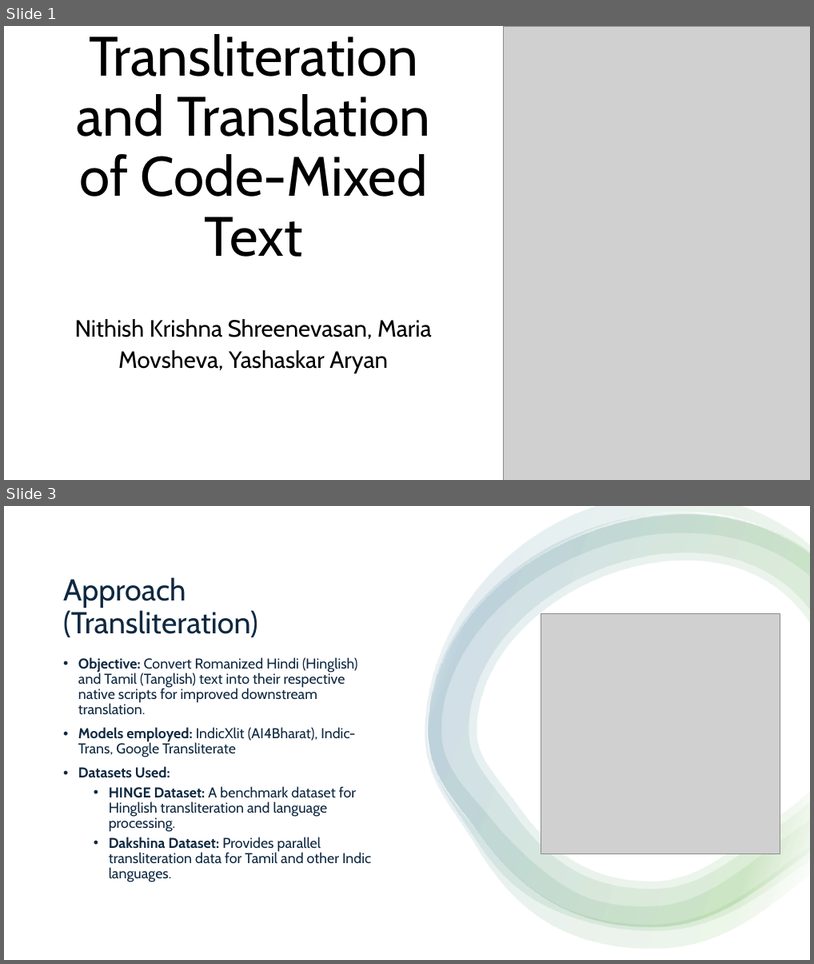
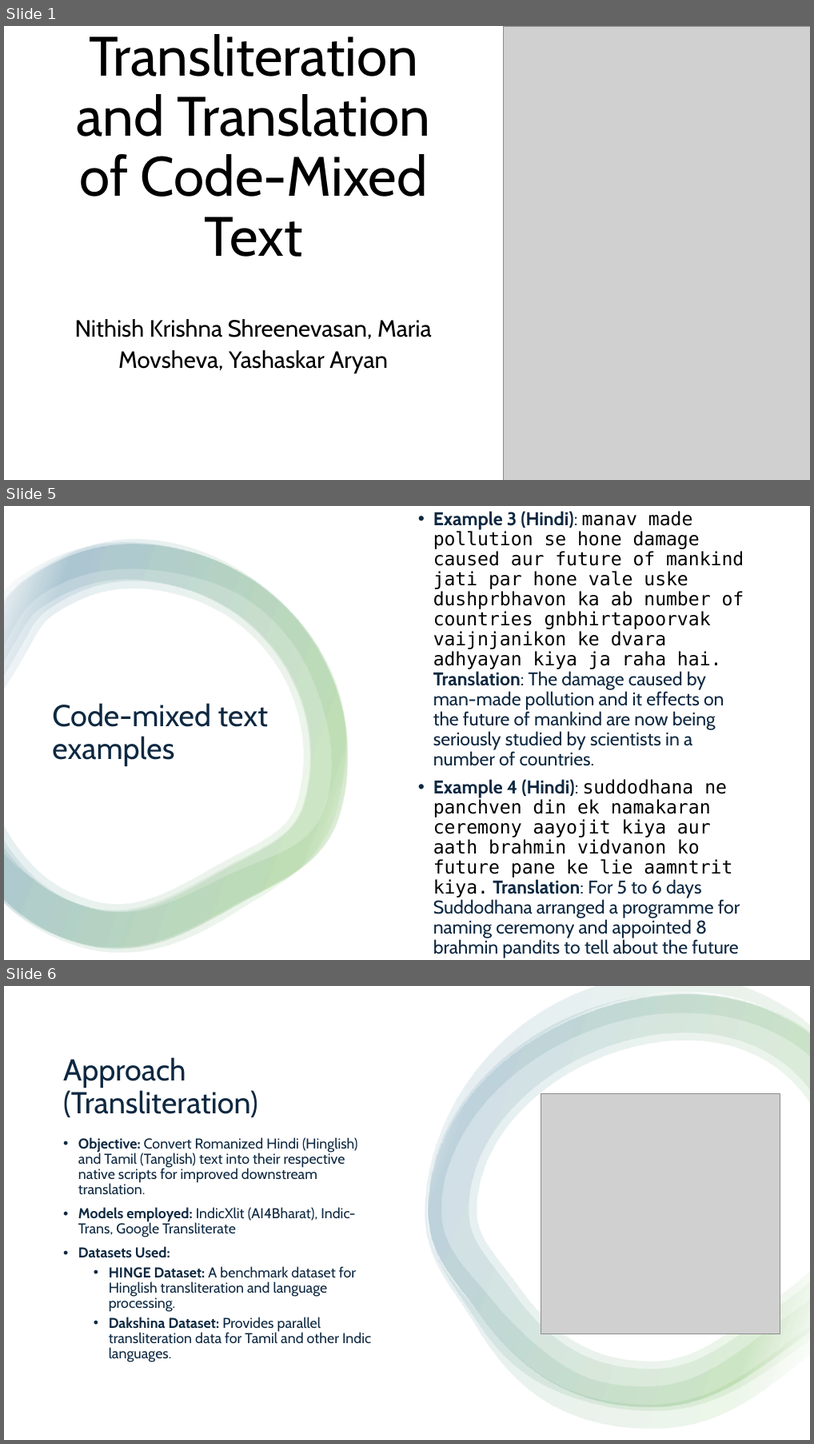
Before and after one commit to nithishkrishna21/MT_Final_Project, a slide deck: submissions and templates/MT Final Project Presentation.pptx. Shown one above the other, each under a label of ours: slides 1 and 3 before the commit, slides 1, 5 and 6 after it; the slides between them are not shown. The pictures are 814x964 and 814x1444 pixels, drawn with LibreOffice and Linux fonts; fonts in the diff are those of the drawing; grey boxes stand for pictures. Boxes give left, top, right and bottom in pixels: in the first picture for what was removed or moved away, otherwise in the second. Text is boxed around its words. In the diff, an @@ line names an element or a change of style, - is before the commit and + after.

Commit message:
Translations done using Facebooks model and indictrans2

```diff
--- a/submissions and templates/MT Final Project Presentation.pptx
+++ b/submissions and templates/MT Final Project Presentation.pptx
@@ slide 5 added at (4,506,810,960), background #FFFFFF @@
@@ rectangle added at (4,506,810,960), fill #FFFFFF @@
@@ text added at (434,511,745,938), 22 pt, text #0E2841 @@
+• Example 3 (Hindi): manav made pollution se hone damage caused aur future of mankind jati par hone vale uske dushprbhavon ka ab number of countries gnbhirtapoorvak vaijnjanikon ke dvara adhyayan kiya ja raha hai.
+  Translation: The damage caused by man-made pollution and it effects on the future of mankind are now being seriously studied by scientists in a number of countries.
+• Example 4 (Hindi): suddodhana ne panchven din ek namakaran ceremony aayojit kiya aur aath brahmin vidvanon ko future pane ke lie aamntrit kiya. Translation: For 5 to 6 days Suddodhana arranged a programme for naming ceremony and appointed 8 brahmin pandits to tell about the future
@@ group added at (4,540,348,952): 4 freeform shapes @@
@@ title added at (52,703,268,766), 36 pt, text #0E2841 @@
+Code-mixed text examples
@@ what was slide 3 is now slide 6 @@
```
Also in this commit, not shown: 6 other slides added, 4 other files.
